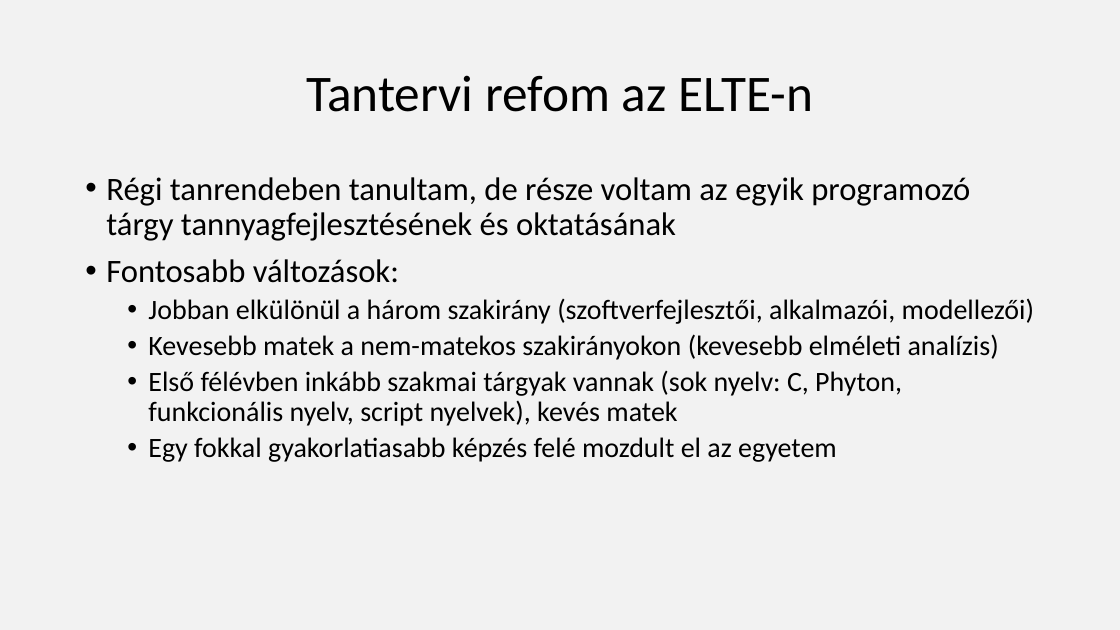
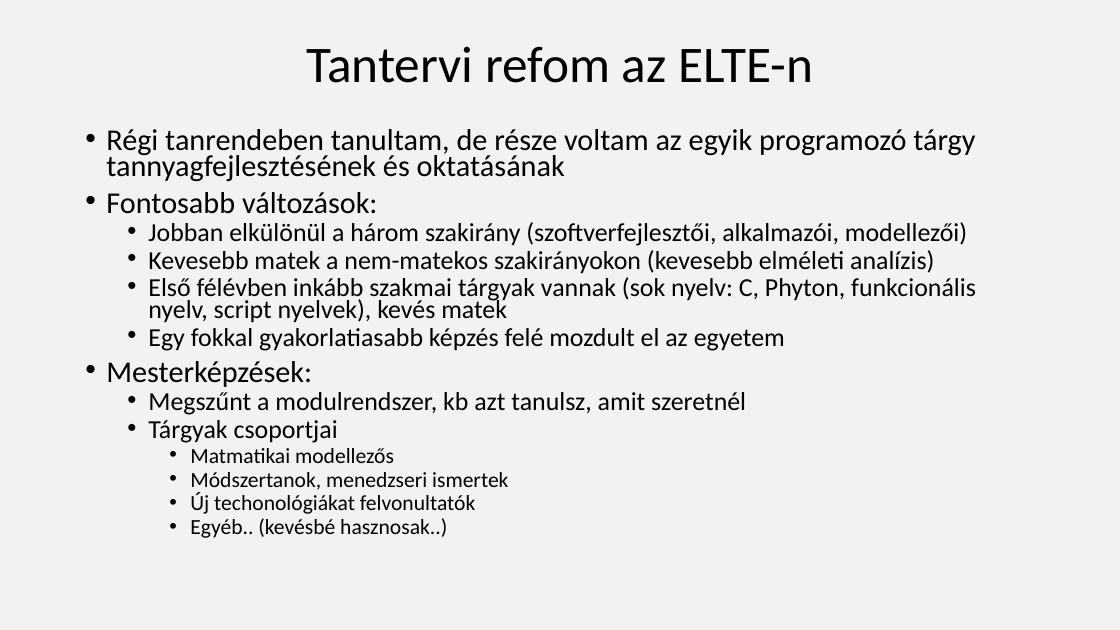
Before and after one commit to nagyandras95/Egyetem, a slide deck: slide 6 of efop/03/Programozók világa.pptx. Drawn at 1120x630 pixels with LibreOffice and Linux fonts; fonts in the diff are those of the drawing. Boxes give left, top, right and bottom in pixels: in the first picture for what was removed or moved away, otherwise in the second. Text is boxed around its words. In the diff, an @@ line names an element or a change of style, - is before the commit and + after.

```diff
--- a/efop/03/Programozók világa.pptx
+++ b/efop/03/Programozók világa.pptx
@@ title "Tantervi refom az ELTE-n" moved from (x1=306, y1=75, x2=813, y2=112) to (x1=306, y1=46, x2=813, y2=83) @@
@@ text "Régi tanrendeben tanultam, de része ..." moved from (x1=106, y1=177, x2=1034, y2=462) to (x1=106, y1=129, x2=976, y2=538) @@
@@ text at (x1=106, y1=129, x2=976, y2=351): size 28 to 25.9 pt in "Régi tanrendeben tanultam, de része voltam az ...", "Fontosabb változások:"; size 24 to 22.2 pt in "Jobban elkülönül a három szakirány (szoftverfejlesztői, alka ...", "Kevesebb matek a nem-matekos szakirányokon (kevesebb elmélet ...", "Első félévben inkább szakmai tárgyak vannak (sok ...", "Egy fokkal gyakorlatiasabb képzés felé mozdult el ..."; line spacing 0.9 to 0.7 @@
@@ text at (x1=106, y1=361, x2=746, y2=538): paragraphs added @@
+• Mesterképzések:
+  • Megszűnt a modulrendszer, kb azt tanulsz, amit szeretnél
+  • Tárgyak csoportjai
+    • Matmatikai modellezős
+    • Módszertanok, menedzseri ismertek
+    • Új techonológiákat felvonultatók
+    • Egyéb.. (kevésbé hasznosak..)
```
Also in this commit, not shown: 5 other slides changed, 1 slide added.
